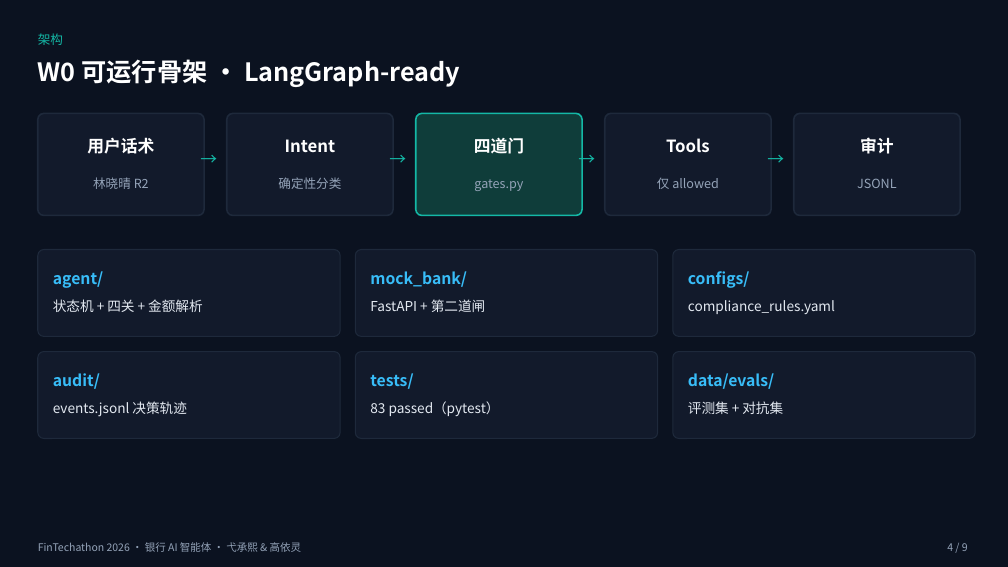
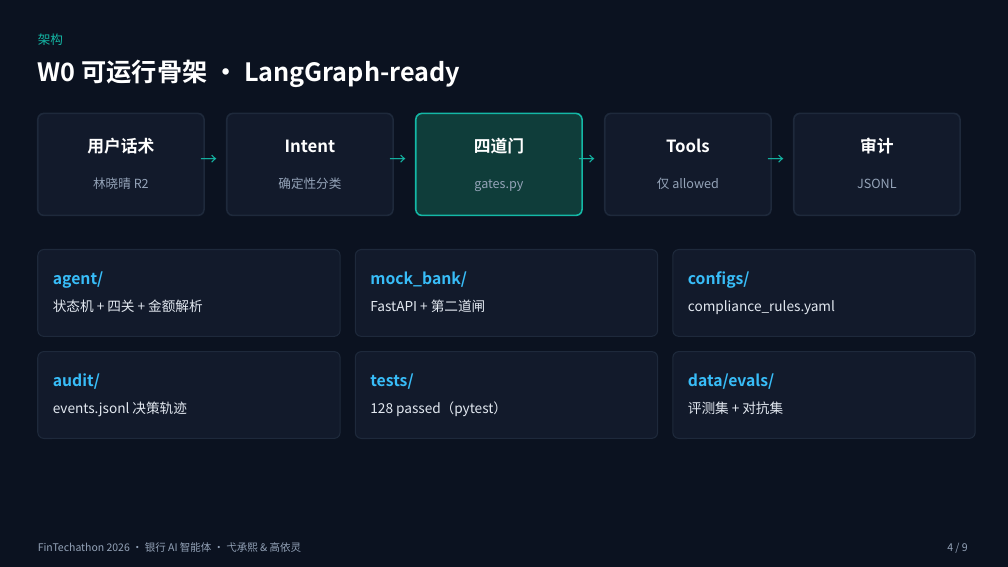
Before and after one commit to chengxi562-hue/fintechathon-compliance-agent, a slide deck: slide 4 of submit/02_答辩材料_v1.pptx. Drawn at 1008x567 pixels with LibreOffice and Linux fonts; fonts in the diff are those of the drawing. Boxes give left, top, right and bottom in pixels: in the first picture for what was removed or moved away, otherwise in the second. Text is boxed around its words. In the diff, an @@ line names an element or a change of style, - is before the commit and + after.

```diff
--- a/submit/02_答辩材料_v1.pptx
+++ b/submit/02_答辩材料_v1.pptx
@@ text at [370,401,507,416]: text changed @@
-83 passed（pytest）
+128 passed（pytest）
```
Also in this commit, not shown: 1 other slide changed, 3 other files.
